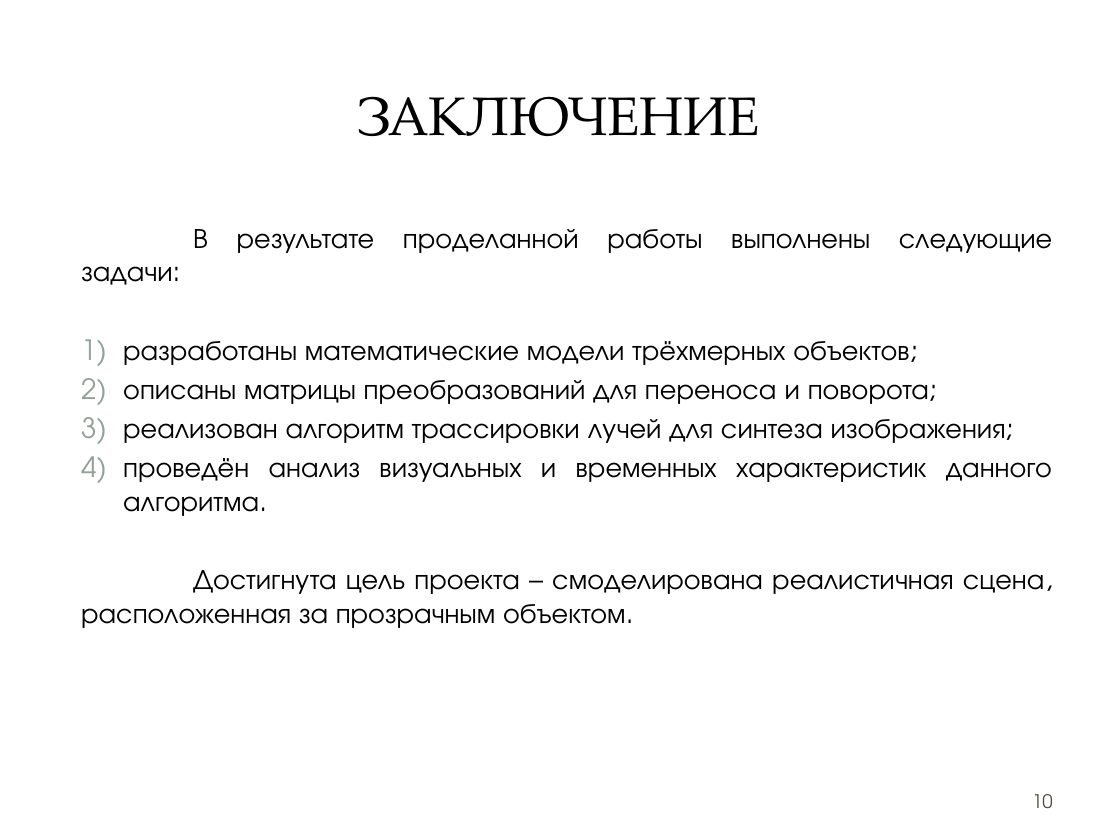
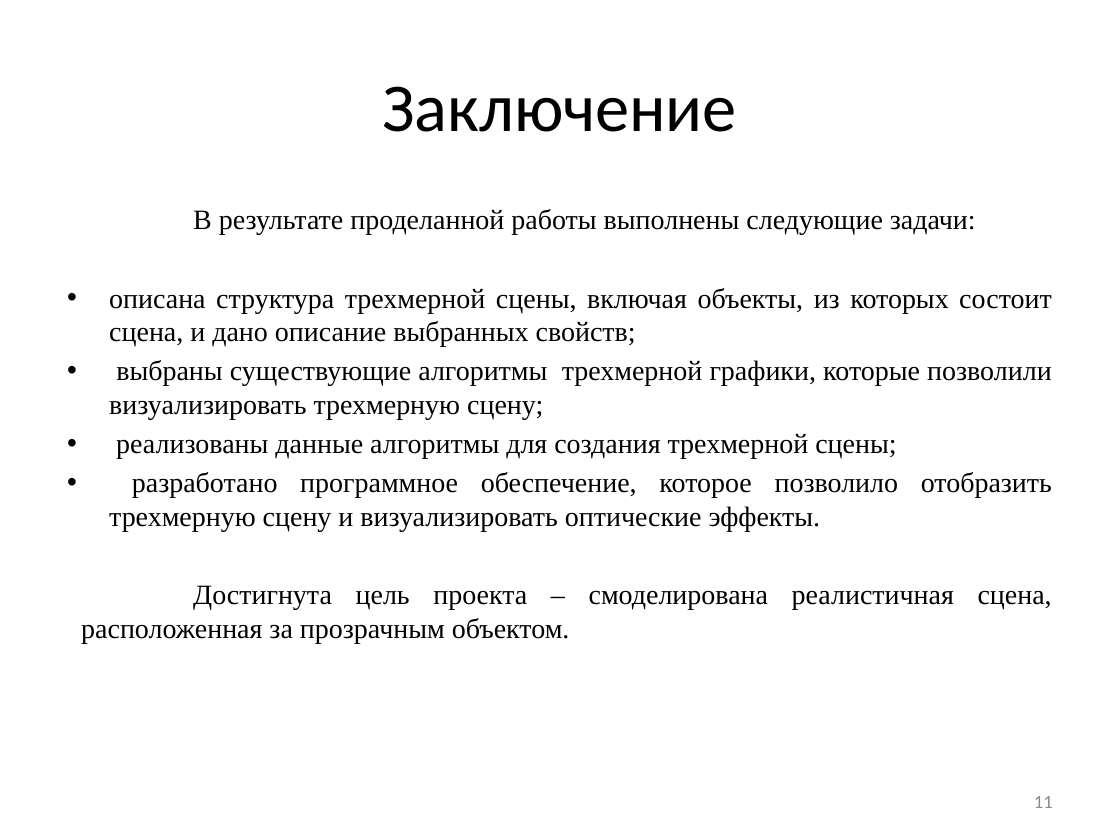
Before and after one commit to 1Bitcoin/course-project-computer-graphics, a slide deck: slide 11 of doc/Презентация.pptx (slide 10 before the commit). Drawn at 1120x840 pixels with LibreOffice and Linux fonts; fonts in the diff are those of the drawing; background and template pictures are left out. Boxes give left, top, right and bottom in pixels: in the first picture for what was removed or moved away, otherwise in the second. Text is boxed around its words. In the diff, an @@ line names an element or a change of style, - is before the commit and + after.

```diff
--- a/doc/Презентация.pptx
+++ b/doc/Презентация.pptx
@@ rounded rectangle removed at bbox=[11, 12, 1109, 829] @@
@@ rectangle removed at bbox=[34, 34, 1086, 196] @@
@@ rectangle removed at bbox=[46, 46, 1073, 183] @@
@@ title at bbox=[382, 86, 737, 132]: text changed; size 35 to 44 pt; font TeX Gyre Pagella to Calibri @@
-ЗАКЛЮЧЕНИЕ
+Заключение
@@ text "В результате проделанной работы выполнены ...": place and size @@
-text "В результате проделанной работы выполнены ..." at bbox=[81, 229, 1052, 628]
+text "В результате проделанной работы выполнены ..." at bbox=[81, 209, 1052, 643]
@@ text at bbox=[81, 209, 1052, 643]: font TeX Gyre Adventor to Times New Roman in "В результате проделанной работы выполнены следующие задачи:", "Достигнута цель проекта – смоделирована реалистичная сцена, ..." @@
@@ text at bbox=[109, 288, 1052, 531]: text changed; font TeX Gyre Adventor to Times New Roman @@
-1) разработаны математические модели трёхмерных объектов;
-2) описаны матрицы преобразований для переноса и поворота;
-3) реализован алгоритм трассировки лучей для синтеза изображения;
-4) проведён анализ визуальных и временных характеристик данного алгоритма.
+• описана структура трехмерной сцены, включая объекты, из которых состоит сцена, и дано описание выбранных свойств;
+• выбраны существующие алгоритмы трехмерной графики, которые позволили визуализировать трехмерную сцену;
+• реализованы данные алгоритмы для создания трехмерной сцены;
+• разработано программное обеспечение, которое позволило отобразить трехмерную сцену и визуализировать оптические эффекты.
@@ page number at bbox=[1034, 796, 1053, 808]: text changed; font TeX Gyre Adventor to Calibri; text colour #564B3C to #8C8C8C @@
-10
+11
```
Also in this commit, not shown: 5 other slides changed, 5 slides added, 4 slides removed, 2 other files.
